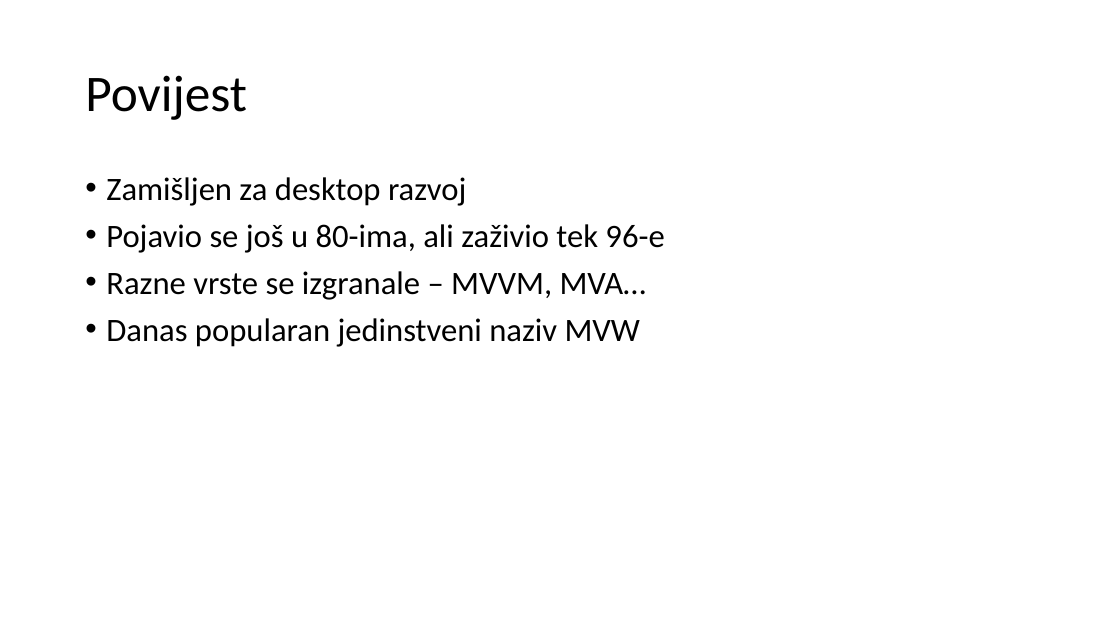
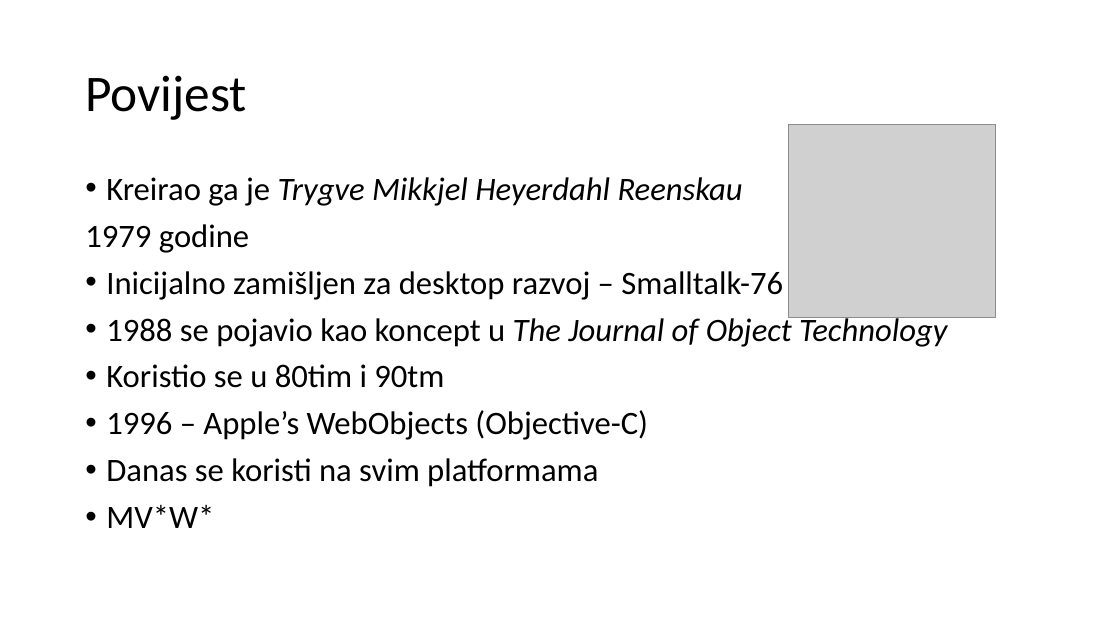
Before and after one commit to mmssniper/angular-workshop, a slide deck: slide 4 of prezentacije/1-2 Mvc pattern.pptx (slide 2 before the commit). Drawn at 1120x630 pixels with LibreOffice and Linux fonts; fonts in the diff are those of the drawing; grey boxes stand for pictures. Boxes give left, top, right and bottom in pixels: in the first picture for what was removed or moved away, otherwise in the second. Text is boxed around its words. In the diff, an @@ line names an element or a change of style, - is before the commit and + after.

```diff
--- a/prezentacije/1-2 Mvc pattern.pptx
+++ b/prezentacije/1-2 Mvc pattern.pptx
@@ picture added at box(788, 125, 995, 318) @@
@@ text at box(85, 177, 947, 528): text changed @@
-• Zamišljen za desktop razvoj
-• Pojavio se još u 80-ima, ali zaživio tek 96-e
-• Razne vrste se izgranale – MVVM, MVA…
-• Danas popularan jedinstveni naziv MVW
+• Kreirao ga je Trygve Mikkjel Heyerdahl Reenskau
+1979 godine
+• Inicijalno zamišljen za desktop razvoj – Smalltalk-76
+• 1988 se pojavio kao koncept u The Journal of Object Technology
+• Koristio se u 80tim i 90tm
+• 1996 – Apple’s WebObjects (Objective-C)
+• Danas se koristi na svim platformama
+• MV*W*
```
Also in this commit, not shown: 4 other slides changed, 6 slides added.
